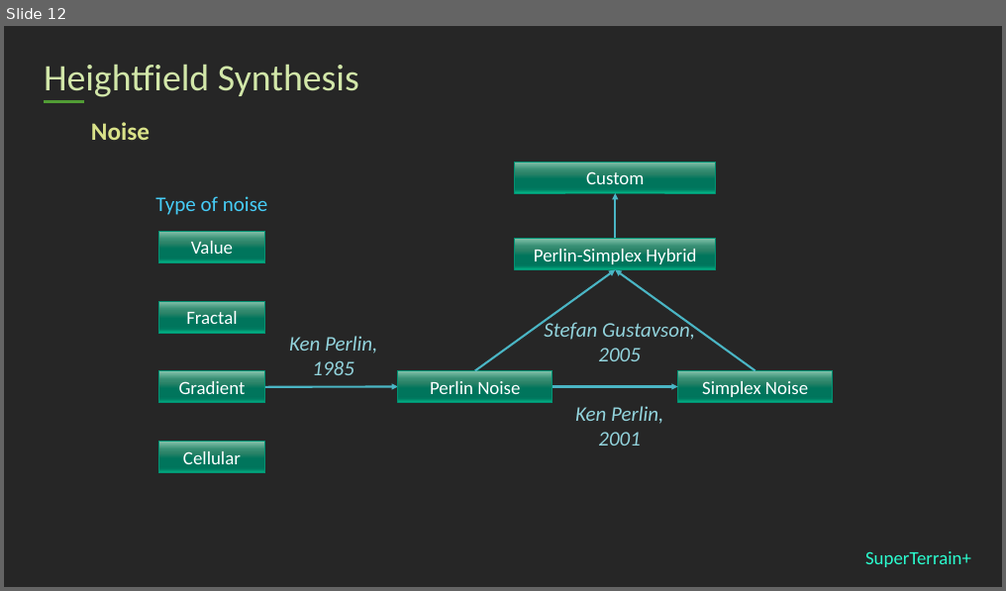
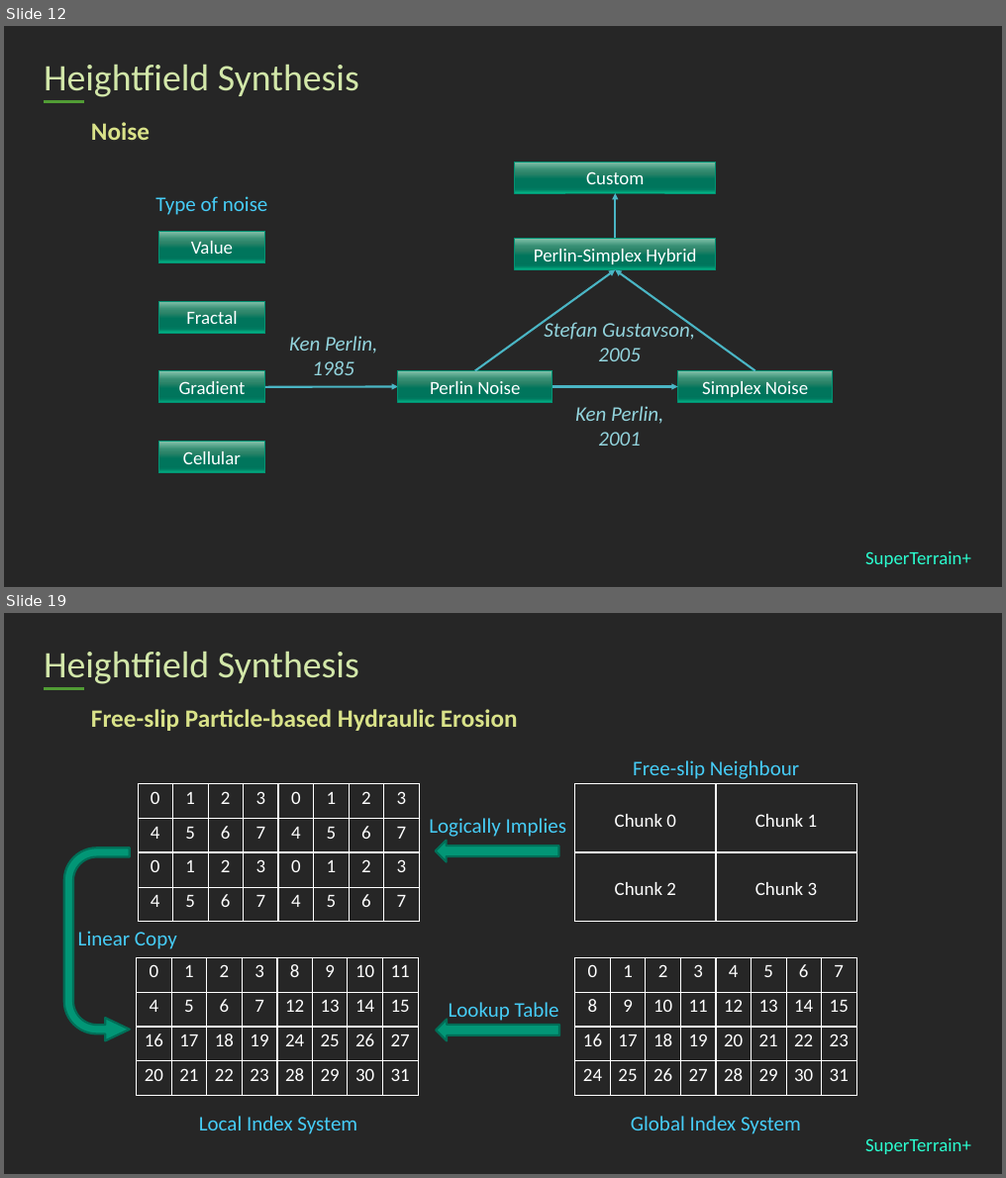
Before and after one commit to stephen-hqxu/superterrainplus, a slide deck: Report/Presentation/stephen-presentation.pptx. Shown one above the other, each under a label of ours: slide 12 before the commit, slides 12 and 19 after it; the slides between them are not shown. The pictures are 1006x591 and 1006x1178 pixels, drawn with LibreOffice and Linux fonts; fonts in the diff are those of the drawing. Boxes give left, top, right and bottom in pixels: in the first picture for what was removed or moved away, otherwise in the second. Text is boxed around its words. In the diff, an @@ line names an element or a change of style, - is before the commit and + after.

```diff
--- a/Report/Presentation/stephen-presentation.pptx
+++ b/Report/Presentation/stephen-presentation.pptx
@@ slide 19 added at bbox=[4, 613, 1002, 1174], background #262626; not listed: 2 template elements that a slide beside it also shows @@
@@ title added at bbox=[44, 651, 359, 684], 36 pt, text #D2E7A9 @@
+Heightfield Synthesis
@@ text added at bbox=[91, 709, 518, 731], 24 pt, text #D9E289, bold @@
+Free-slip Particle-based Hydraulic Erosion
@@ text added at bbox=[633, 761, 799, 779], 20 pt, text #46CCF6 @@
+Free-slip Neighbour
@@ table added at bbox=[138, 783, 419, 922], 4 rows, 8 columns @@
+0 | 1 | 2 | 3 | 0 | 1 | 2 | 3
+4 | 5 | 6 | 7 | 4 | 5 | 6 | 7
+0 | 1 | 2 | 3 | 0 | 1 | 2 | 3
+4 | 5 | 6 | 7 | 4 | 5 | 6 | 7
@@ table added at bbox=[575, 783, 856, 922], 2 rows, 2 columns @@
+Chunk 0 | Chunk 1
+Chunk 2 | Chunk 3
@@ text added at bbox=[429, 818, 566, 837], 20 pt, text #46CCF6 @@
+Logically Implies
@@ uturn arrow added at bbox=[64, 848, 130, 1041], fill #029676, outline #016F57 2 pt @@
@@ left arrow added at bbox=[436, 841, 558, 862], fill #029676, outline #016F57 2 pt @@
@@ text added at bbox=[78, 931, 177, 950], 20 pt, text #46CCF6 @@
+Linear Copy
@@ table added at bbox=[137, 959, 418, 1096], 4 rows, 8 columns @@
+0 | 1 | 2 | 3 | 8 | 9 | 10 | 11
+4 | 5 | 6 | 7 | 12 | 13 | 14 | 15
+16 | 17 | 18 | 19 | 24 | 25 | 26 | 27
+20 | 21 | 22 | 23 | 28 | 29 | 30 | 31
@@ table added at bbox=[575, 959, 856, 1096], 4 rows, 8 columns @@
+0 | 1 | 2 | 3 | 4 | 5 | 6 | 7
+8 | 9 | 10 | 11 | 12 | 13 | 14 | 15
+16 | 17 | 18 | 19 | 20 | 21 | 22 | 23
+24 | 25 | 26 | 27 | 28 | 29 | 30 | 31
@@ left arrow added at bbox=[436, 1020, 559, 1042], fill #029676, outline #016F57 2 pt @@
@@ text added at bbox=[449, 1002, 559, 1021], 20 pt, text #46CCF6 @@
+Lookup Table
@@ text added at bbox=[199, 1116, 357, 1135], 20 pt, text #46CCF6 @@
+Local Index System
@@ text added at bbox=[631, 1116, 801, 1135], 20 pt, text #46CCF6 @@
+Global Index System
```
Also in this commit, not shown: 2 slides changed, 14 other slides added, 17 other files.
